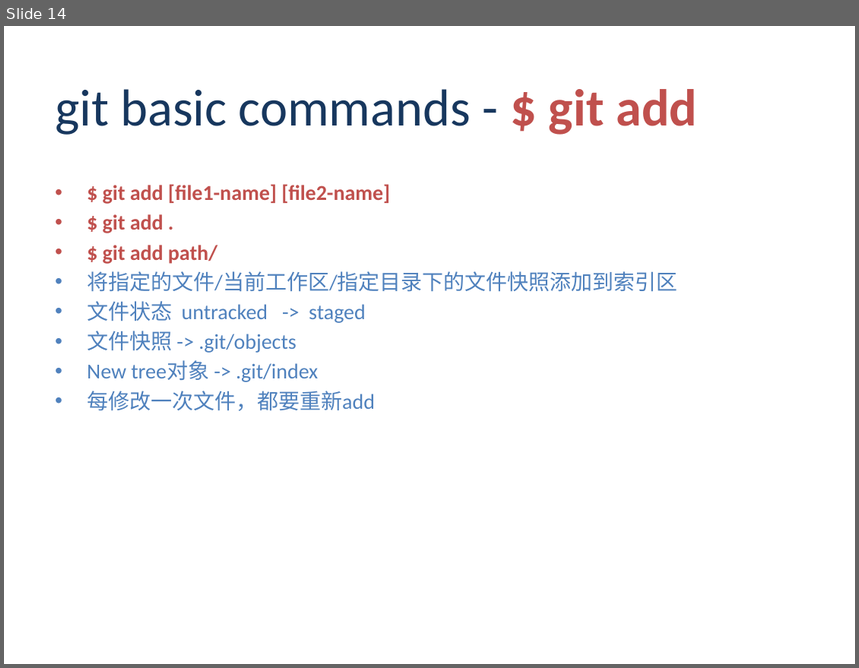
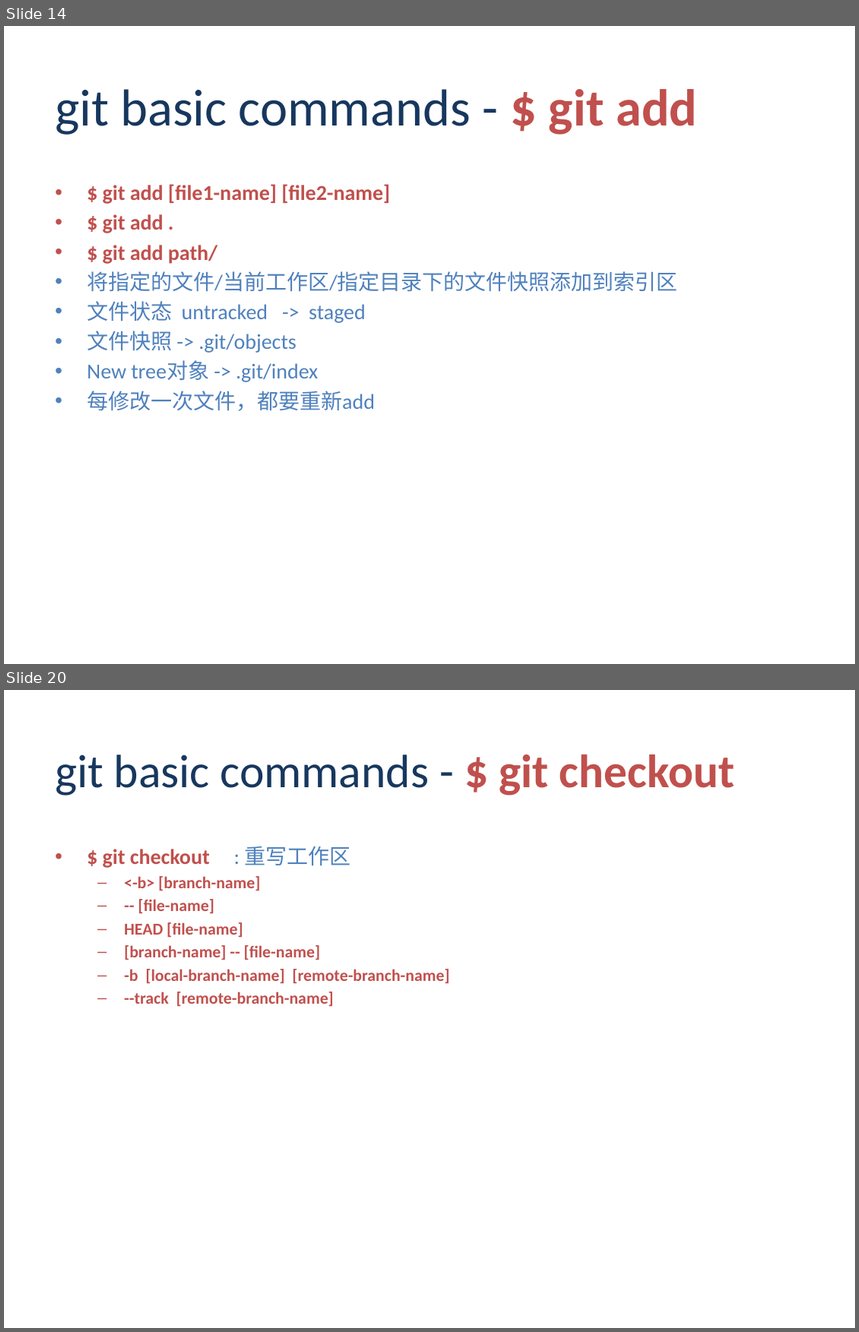
Before and after one commit to ayi0z/PGRN, a slide deck: ProGit.pptx. Shown one above the other, each under a label of ours: slide 14 before the commit, slides 14 and 20 after it; the slides between them are not shown. The pictures are 859x668 and 859x1332 pixels, drawn with LibreOffice and Linux fonts; fonts in the diff are those of the drawing; background and template pictures are left out. Boxes give left, top, right and bottom in pixels: in the first picture for what was removed or moved away, otherwise in the second. Text is boxed around its words. In the diff, an @@ line names an element or a change of style, - is before the commit and + after.

```diff
--- a/ProGit.pptx
+++ b/ProGit.pptx
@@ slide 20 added at bbox=[4, 690, 855, 1328], background picture (left out) @@
@@ title added at bbox=[55, 755, 735, 796], 39.6 pt, text #17375E @@
+git basic commands - $ git checkout
@@ text added at bbox=[103, 846, 449, 1006], 14 pt, text #C0504D, bold @@
+• $ git checkout : 重写工作区
+  – <-b> [branch-name]
+  – -- [file-name]
+  – HEAD [file-name]
+  – [branch-name] -- [file-name]
+  – -b [local-branch-name] [remote-branch-name]
+  – --track [remote-branch-name]
```
Also in this commit, not shown: 7 slides changed, 12 other slides added, 1 other file.
